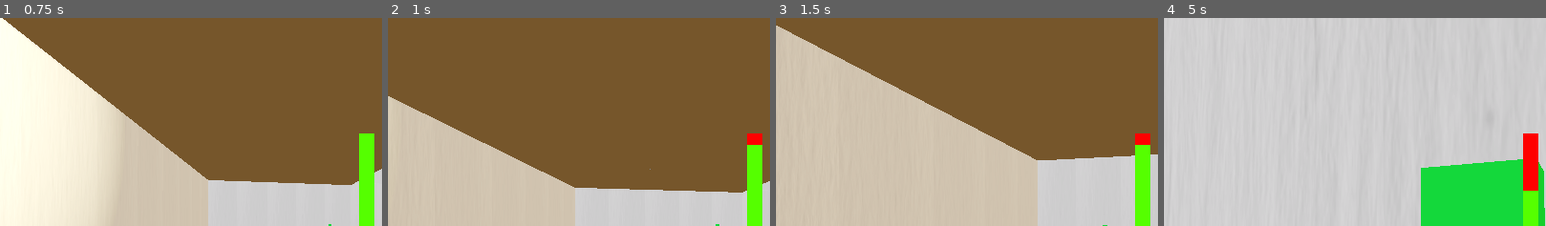
Above: before the commit, frames 1-4 (left to right).
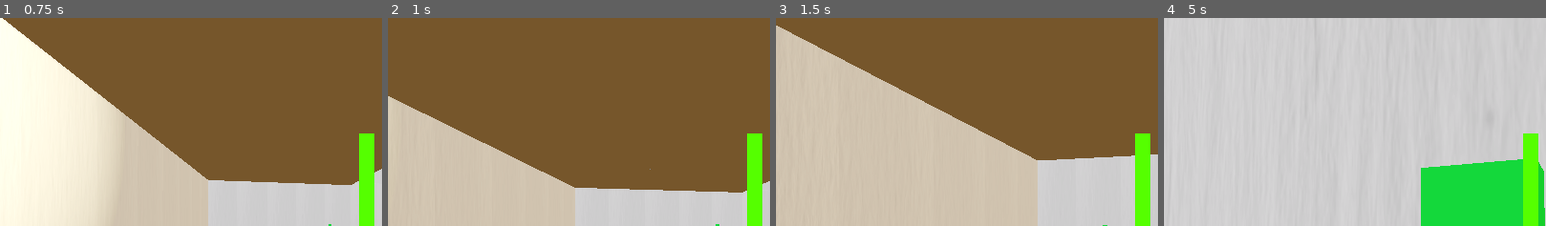
Above: after the commit, the same moments.

Repository: Zeki93/NGJ2025_ToDoList
Game: Godot game, scene res://Scenes/Main/main.tscn
Same seed, same stepped clock (60 frames per second), same inputs: the game is played once before the commit and once after it.
Inputs (mouse positions are % of the whole screen's width and height, from its top left):
- Up to frame 1 (0.75 s): move the mouse to (55, 50) at 0.52 s; hold Up (forward) from 0.53 s (still down); hold Ctrl (crouch) from 0.53 s (still down); click (55, 50) at 0.67 s
- Up to frame 2 (1 s): keep holding Up (forward); keep holding Ctrl (crouch); tap Space (jump) at 0.77 s
- Up to frame 3 (1.5 s): keep holding Up (forward); move the mouse to (45, 50) at 1.27 s; release Ctrl (crouch) at 1.28 s; tap Ctrl (crouch) at 1.35 s
- Up to frame 4 (5 s): keep holding Up (forward); tap Space (jump) at 1.52, 3.02, 3.5, 3.77, 4.52 s; move the mouse to (52, 48) at 2.02 s; hold Ctrl (crouch) 2.03-2.78 s; tap Enter at 2.75, 4.25 s; move the mouse to (49, 52) at 2.77 s; tap Ctrl (crouch) at 2.85, 4.35 s; click (49, 52) at 2.92 s; move the mouse to (57, 51) at 3.52 s; hold Ctrl (crouch) 3.53-4.28 s; move the mouse to (42, 49) at 4.27 s
The pictures show only the part of the screen within x 7-57%, y 0-50%; the shares and areas given below are measured in that part.

Frame 1 is identical in both runs. In frame 2, 0.2% of the frame differs, in the area x 94-98%, y 55-62%; in frame 3, 0.2%; in frame 4, 1.1%, in the area x 94-98%, y 55-84%.

Commit message:
Adjusted tiredness

Diff:
--- a/ngj2025_todolist/Components/Sleep/sleepcontroller.gd
+++ b/ngj2025_todolist/Components/Sleep/sleepcontroller.gd
@@ -1,7 +1,7 @@
 extends Node3D
 
 var playerEnergy = 0
-@export var tiredNess = 10
+@export var tiredNess = 0.1
 @export var energyRecoveryOnFloor = 50
 var sleeping = false
 
Not shown: 1 places in ngj2025_todolist/Components/Player/player.tscn that only renumber resources
Not shown: 1 places in ngj2025_todolist/Components/Sleep/sleeptransition.tscn that only renumber resources
